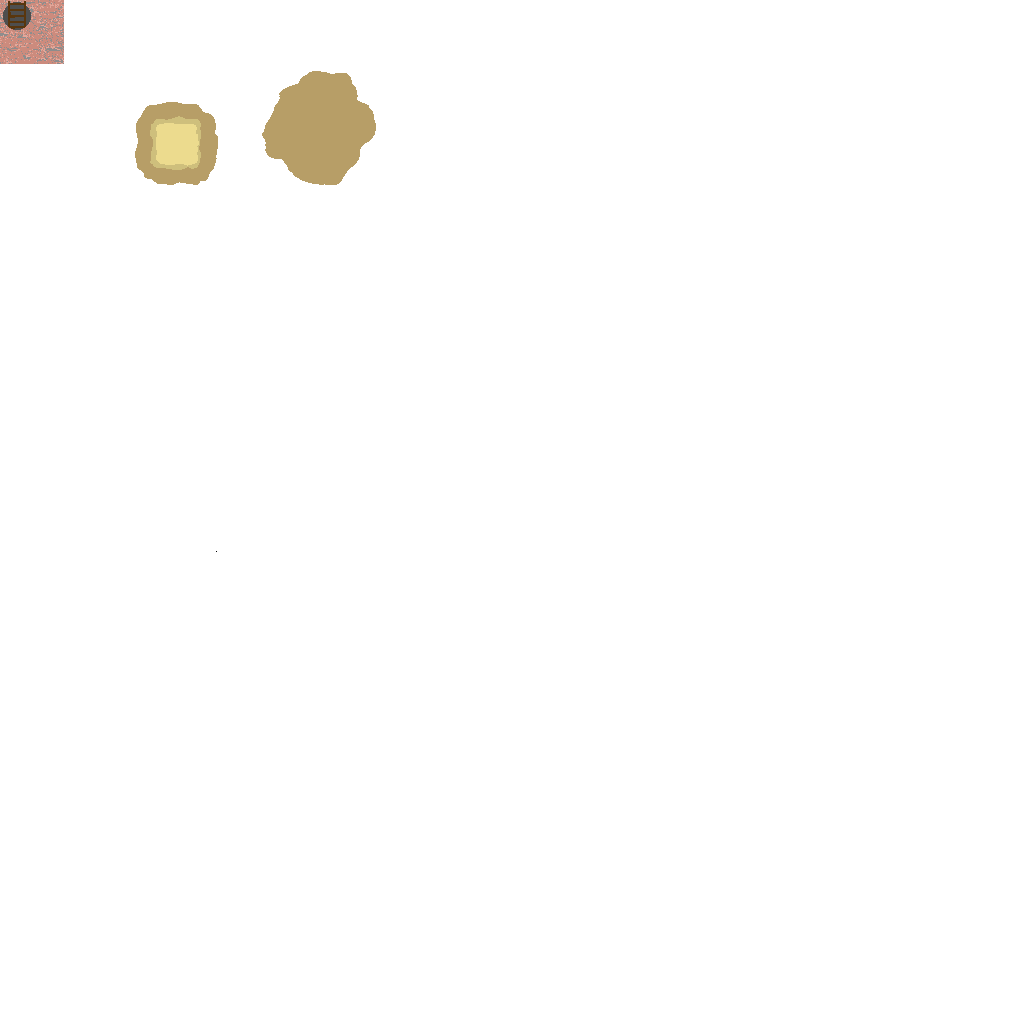
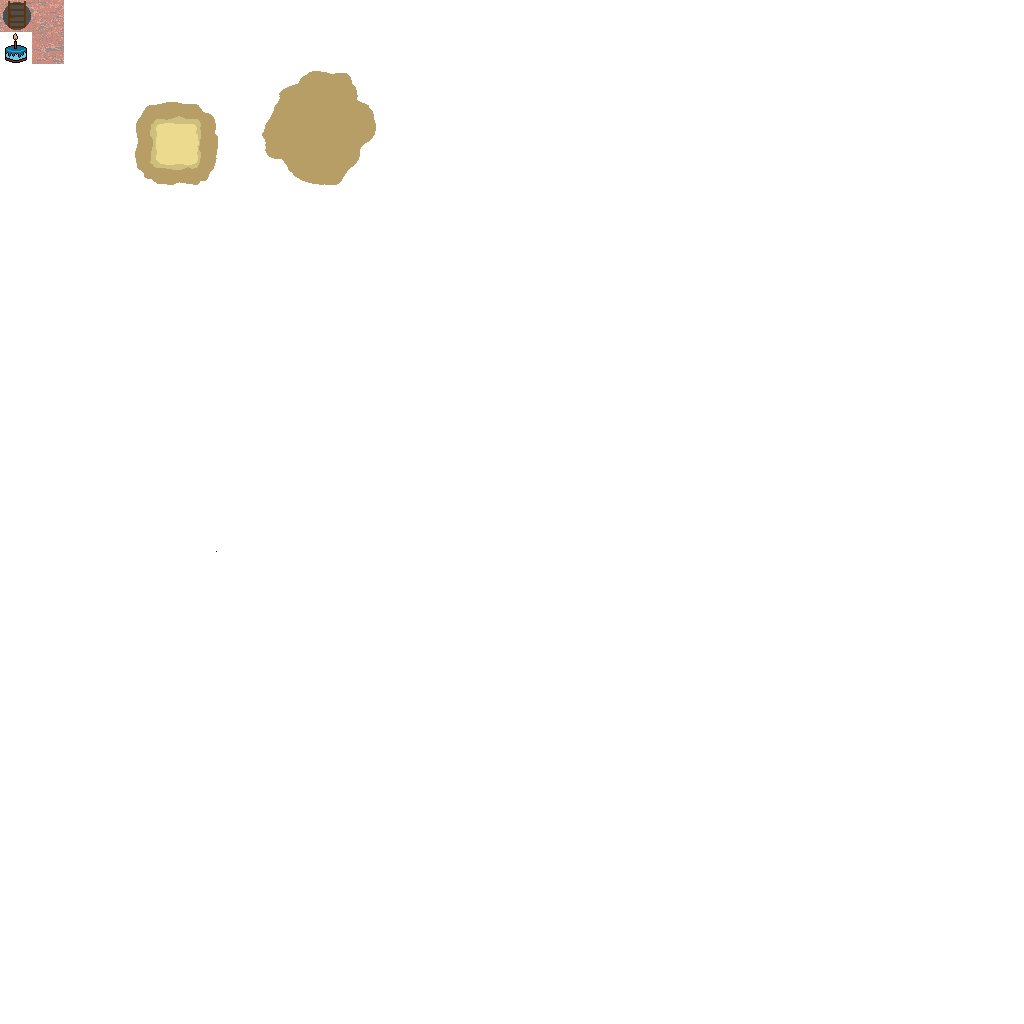
The second 1024 x 1024 image is a revision of the first. Changes to its layers:
painted on "Paint Layer 1 Merged" over [0, 3, 32, 64]
